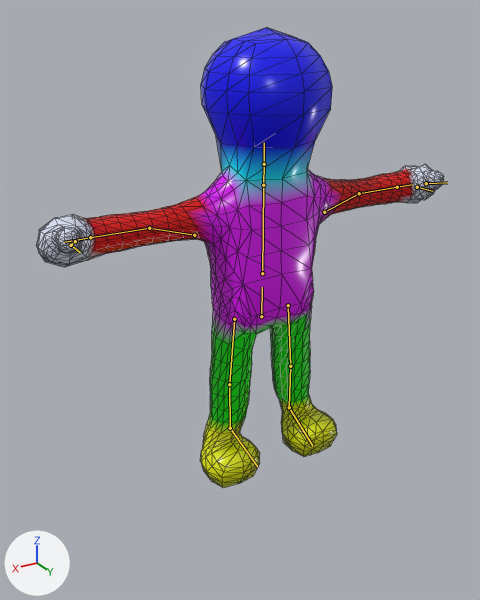
An edit to the glTF model do-not-drop/assets/models/characters/gel/gel_body_lod1.glb, drawn before and after from the same camera.
Rendered twice from a 50 mm camera at (1.36, 2.1, 1.8) aimed at (0.12, 0.02, 0.76). Every picture has the same lights, and +X, +Y and +Z are marked at lower left. The older version comes first. The bones that bend it are drawn over the model as lines. Mesh edges are drawn as thin lines.

Objects in the first picture: 'GelBodyLOD1'.
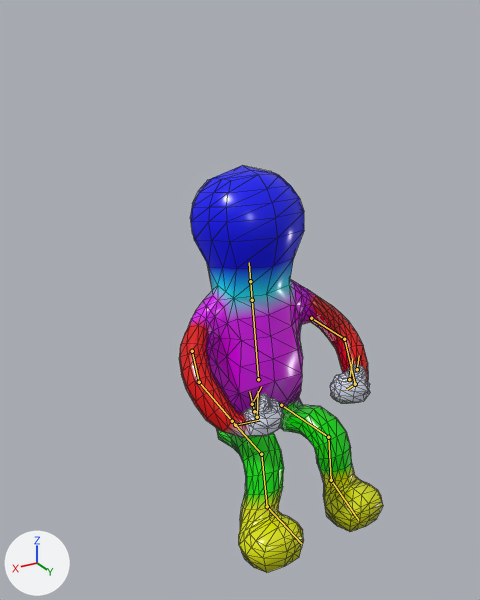
The newer file adds an action. The first version stands in its rest pose; the second is drawn at frame 41 of the action 'Drive'.

Where the change shows, as pixel boxes [x1, y1, x2, y2] in the pictures (480 x 600 px):
```json
{"object": "GelBodyLOD1", "change": "posed", "before": [36, 27, 444, 488], "after": [179, 166, 383, 573], "on screen": "50% narrower, 12% shorter"}
{"bone": "pelvis", "before": "(261, 316) to (262, 287)", "after": "(257, 417) to (258, 391)"}
{"bone": "chest", "before": "(262, 273) to (263, 185)", "after": "(258, 379) to (252, 300)"}
{"bone": "head", "before": "(264, 164) to (264, 142)", "after": "(250, 281) to (249, 262)"}
{"bone": "upper_arm.L", "before": "(324, 212) to (359, 193)", "after": "(311, 318) to (344, 339)"}
{"bone": "forearm.L", "before": "(359, 193) to (397, 187)", "after": "(344, 339) to (355, 384)"}
{"bone": "hand.L", "before": "(397, 187) to (412, 184)", "after": "(355, 384) to (347, 389)"}
{"bone": "thumb.L", "before": "(426, 183) to (447, 182)", "after": "(357, 369) to (359, 355)"}
{"bone": "upper_arm.R", "before": "(194, 235) to (149, 228)", "after": "(192, 351) to (199, 382)"}
{"bone": "forearm.R", "before": "(149, 228) to (90, 237)", "after": "(199, 382) to (235, 425)"}
{"bone": "hand.R", "before": "(90, 237) to (64, 242)", "after": "(235, 425) to (259, 420)"}
{"bone": "thumb.R", "before": "(75, 241) to (69, 246)", "after": "(252, 404) to (261, 386)"}
{"bone": "thigh.L", "before": "(288, 305) to (290, 366)", "after": "(281, 405) to (328, 437)"}
{"bone": "shin.L", "before": "(290, 366) to (289, 407)", "after": "(328, 437) to (331, 480)"}
{"bone": "foot.L", "before": "(289, 407) to (312, 445)", "after": "(331, 480) to (358, 520)"}
{"bone": "thigh.R", "before": "(234, 319) to (229, 384)", "after": "(232, 421) to (261, 454)"}
{"bone": "shin.R", "before": "(229, 384) to (230, 428)", "after": "(261, 454) to (267, 506)"}
{"bone": "foot.R", "before": "(230, 428) to (257, 466)", "after": "(267, 506) to (301, 543)"}
```

Edits to the scene script, one JSON object a line:
```json
{"block": "bone_pelvis", "where": "bone_pelvis = bpy.data.objects['GelSkeleton'].pose.bones['pelvis']"}
{"op": "set", "path": "bone_pelvis.location", "old": "(0.0, 0.0, 0.0)", "new": "(0.0, -0.5, -0.025)"}
{"op": "set", "path": "bone_pelvis.rotation_quaternion", "old": "(1.0, 0.0, 0.0, 0.0)", "new": "(1.0, 0.0, 0.0, -0.008)", "note": "degrees (0, 0, 0) -> degrees (0, 0, -1)"}
{"block": "bone_chest", "where": "bone_chest = bpy.data.objects['GelSkeleton'].pose.bones['chest']  # child of 'pelvis'"}
{"op": "set", "path": "bone_chest.rotation_quaternion", "old": "(1.0, 0.0, 0.0, 0.0)", "new": "(0.997, -0.076, 0.001, 0.01)", "note": "degrees (0, 0, 0) -> degrees (-9, 0, 1)"}
{"block": "bone_head", "where": "bone_head = bpy.data.objects['GelSkeleton'].pose.bones['head']  # child of 'neck'"}
{"op": "set", "path": "bone_head.rotation_quaternion", "old": "(1.0, 0.0, 0.0, 0.0)", "new": "(1.0, -0.016, -0.021, -0.012)", "note": "degrees (0, 0, 0) -> degrees (-2, -2, -1)"}
{"block": "bone_upper_arm_l", "where": "bone_upper_arm_l = bpy.data.objects['GelSkeleton'].pose.bones['upper_arm.L']  # child of 'chest'"}
{"op": "set", "path": "bone_upper_arm_l.rotation_quaternion", "old": "(1.0, 0.0, 0.0, 0.0)", "new": "(0.745, -0.176, 0.147, -0.626)", "note": "degrees (0, 0, 0) -> degrees (-26, 0, -80)"}
{"block": "bone_forearm_l", "where": "bone_forearm_l = bpy.data.objects['GelSkeleton'].pose.bones['forearm.L']  # child of 'upper_arm.L'"}
{"op": "set", "path": "bone_forearm_l.rotation_quaternion", "old": "(1.0, 0.0, 0.0, 0.0)", "new": "(0.946, 0.0, 0.0, -0.323)", "note": "degrees (0, 0, 0) -> degrees (0, 0, -38)"}
{"block": "bone_hand_l", "where": "bone_hand_l = bpy.data.objects['GelSkeleton'].pose.bones['hand.L']  # child of 'forearm.L'"}
{"op": "set", "path": "bone_hand_l.rotation_quaternion", "old": "(1.0, 0.0, 0.0, 0.0)", "new": "(0.691, -0.004, -0.524, -0.498)", "note": "degrees (0, 0, 0) -> degrees (49, -47, -94)"}
{"block": "bone_thumb_l", "where": "bone_thumb_l = bpy.data.objects['GelSkeleton'].pose.bones['thumb.L']  # child of 'hand.L'"}
{"op": "set", "path": "bone_thumb_l.rotation_quaternion", "old": "(1.0, 0.0, 0.0, 0.0)", "new": "(0.999, 0.043, 0.008, -0.006)", "note": "degrees (0, 0, 0) -> degrees (5, 1, -1)"}
{"block": "bone_upper_arm_r", "where": "bone_upper_arm_r = bpy.data.objects['GelSkeleton'].pose.bones['upper_arm.R']  # child of 'chest'"}
{"op": "set", "path": "bone_upper_arm_r.rotation_quaternion", "old": "(1.0, 0.0, 0.0, 0.0)", "new": "(0.757, -0.168, -0.157, 0.611)", "note": "degrees (0, 0, 0) -> degrees (-26, -2, 78)"}
{"block": "bone_forearm_r", "where": "bone_forearm_r = bpy.data.objects['GelSkeleton'].pose.bones['forearm.R']  # child of 'upper_arm.R'"}
{"op": "set", "path": "bone_forearm_r.rotation_quaternion", "old": "(1.0, 0.0, 0.0, 0.0)", "new": "(0.942, 0.0, 0.0, 0.335)", "note": "degrees (0, 0, 0) -> degrees (0, 0, 39)"}
{"block": "bone_hand_r", "where": "bone_hand_r = bpy.data.objects['GelSkeleton'].pose.bones['hand.R']  # child of 'forearm.R'"}
{"op": "set", "path": "bone_hand_r.rotation_quaternion", "old": "(1.0, 0.0, 0.0, 0.0)", "new": "(0.689, -0.006, 0.524, 0.501)", "note": "degrees (0, 0, 0) -> degrees (49, 47, 94)"}
{"block": "bone_thumb_r", "where": "bone_thumb_r = bpy.data.objects['GelSkeleton'].pose.bones['thumb.R']  # child of 'hand.R'"}
{"op": "set", "path": "bone_thumb_r.rotation_quaternion", "old": "(1.0, 0.0, 0.0, 0.0)", "new": "(0.999, 0.043, -0.008, 0.006)", "note": "degrees (0, 0, 0) -> degrees (5, -1, 1)"}
{"block": "bone_thigh_l", "where": "bone_thigh_l = bpy.data.objects['GelSkeleton'].pose.bones['thigh.L']  # child of 'pelvis'"}
{"op": "set", "path": "bone_thigh_l.rotation_quaternion", "old": "(1.0, 0.0, 0.0, 0.0)", "new": "(0.723, -0.687, -0.03, -0.058)", "note": "degrees (0, 0, 0) -> degrees (-87, -7, -2)"}
{"block": "bone_shin_l", "where": "bone_shin_l = bpy.data.objects['GelSkeleton'].pose.bones['shin.L']  # child of 'thigh.L'"}
{"op": "set", "path": "bone_shin_l.rotation_quaternion", "old": "(1.0, 0.0, 0.0, 0.0)", "new": "(0.755, 0.654, -0.013, 0.032)", "note": "degrees (0, 0, 0) -> degrees (82, -4, 2)"}
{"block": "bone_foot_l", "where": "bone_foot_l = bpy.data.objects['GelSkeleton'].pose.bones['foot.L']  # child of 'shin.L'"}
{"op": "set", "path": "bone_foot_l.rotation_quaternion", "old": "(1.0, 0.0, 0.0, 0.0)", "new": "(1.0, -0.008, -0.022, 0.016)", "note": "degrees (0, 0, 0) -> degrees (-1, -3, 2)"}
{"block": "bone_thigh_r", "where": "bone_thigh_r = bpy.data.objects['GelSkeleton'].pose.bones['thigh.R']  # child of 'pelvis'"}
{"op": "set", "path": "bone_thigh_r.rotation_quaternion", "old": "(1.0, 0.0, 0.0, 0.0)", "new": "(0.681, -0.729, 0.029, 0.06)", "note": "degrees (0, 0, 0) -> degrees (-94, 7, 2)"}
{"block": "bone_shin_r", "where": "bone_shin_r = bpy.data.objects['GelSkeleton'].pose.bones['shin.R']  # child of 'thigh.R'"}
{"op": "set", "path": "bone_shin_r.rotation_quaternion", "old": "(1.0, 0.0, 0.0, 0.0)", "new": "(0.798, 0.601, 0.014, -0.046)", "note": "degrees (0, 0, 0) -> degrees (74, 4, -3)"}
{"block": "bone_foot_r", "where": "bone_foot_r = bpy.data.objects['GelSkeleton'].pose.bones['foot.R']  # child of 'shin.R'"}
{"op": "set", "path": "bone_foot_r.rotation_quaternion", "old": "(1.0, 0.0, 0.0, 0.0)", "new": "(0.998, 0.035, 0.043, 0.002)", "note": "degrees (0, 0, 0) -> degrees (4, 5, 0)"}
```
